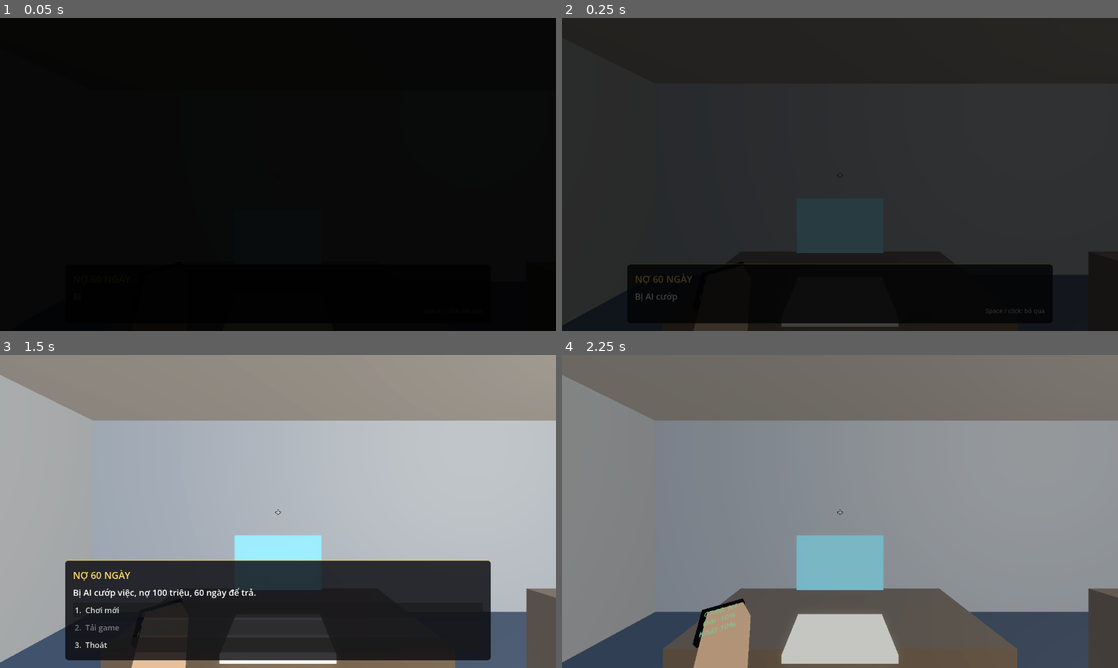
Above: before the commit, frames 1-4 (two rows, left to right).
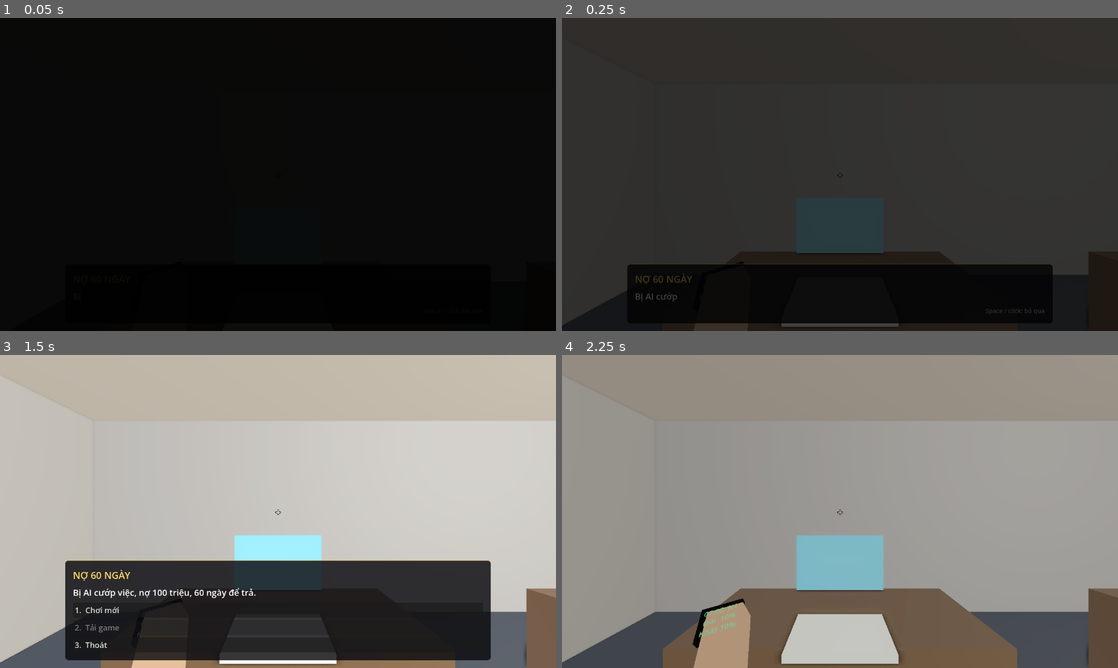
Above: after the commit, the same moments.

Repository: PhungCongTuyen/gialaptrano
Game: Godot game, scene res://scenes/main.tscn
Two runs of this game, one before a commit and one after it. Both use one fixed random seed, a clock stepped at 60 frames per second and the inputs below.
Inputs (mouse positions are in pixels of both pictures, inside the frame that each line leads up to):
- Up to frame 1 (0.05 s): no input
- Up to frame 2 (0.25 s): no input
- Up to frame 3 (1.5 s): tap Enter at 0.5, 0.6 s; move the mouse to (400, 495) at 0.52 s; hold D 0.53-1.25 s; click (400, 495) at 0.67 s; tap Space at 0.77 s; drag from (166, 527) to (250, 574) at 1.27 s
- Up to frame 4 (2.25 s): click "1. Chơi mới" at 2 s

The runs differ from the first frame. In frame 3, 48% of the frame differs, in the area x 0-100%, y 0-100%; in frame 4, 23%.

Commit message:
Sửa ánh sáng bóng râm, gạch nổi rõ hơn, lá liền cuống
- Ánh sáng: môi trường trung tính ấm (giảm màu trời xanh) nên bóng râm trên gạch đỏ
  không còn ngả tím; nắng ấm hơn; bật SSAO (bản Forward+/Mobile)
- Mặt gạch: ô vuông thấp hơn rõ (height 0.58), parallax 1.2, normal mạnh hơn
- Lá: dựng lại phiến lá + cuống liền khối (cuống là ống thon cắm vào gân giữa, chúc xuống đất)

Co-Authored-By: Claude Opus 5.5 <noreply@anthropic.com>
Claude-Session: https://claude.ai/code/session_01MPYPNJEDBqguDdfXDT6hwg

Diff:
--- a/scripts/main.gd
+++ b/scripts/main.gd
@@ -251,8 +251,14 @@
 	env.ambient_light_source = Environment.AMBIENT_SOURCE_SKY
 	env.tonemap_mode = Environment.TONE_MAPPER_FILMIC
 	env.tonemap_exposure = 0.9
-	env.ambient_light_sky_contribution = 0.55
-	env.ambient_light_color = Color(0.75, 0.72, 0.68)
+	# ánh sáng môi trường chủ yếu là màu trung tính ấm (ít lấy màu xanh của trời)
+	# để chỗ bóng râm không bị ngả tím trên gạch đỏ
+	env.ambient_light_sky_contribution = 0.2
+	env.ambient_light_color = Color(0.86, 0.81, 0.74)
+	# che khuất môi trường (bản Forward+/Mobile): kẽ gạch, chân tường tối hơn, đỡ phẳng
+	env.ssao_enabled = true
+	env.ssao_radius = 0.6
+	env.ssao_intensity = 1.6
 	env.glow_enabled = true
 	env.glow_intensity = 0.6
 	env.fog_enabled = true
@@ -282,8 +288,8 @@
 	var dusk: float = clampf(1.0 - absf(h - 18.0) / 1.5, 0.0, 1.0) + clampf(1.0 - absf(h - 6.0) / 1.2, 0.0, 1.0)
 	var elev: float = clampf((h - 6.0) / 12.0, 0.0, 1.0) * 180.0
 	sun.rotation_degrees = Vector3(-maxf(elev, 8.0) if elev < 90.0 else -(180.0 - maxf(180.0 - elev, 8.0)), -40.0 + elev * 0.3, 0)
-	sun.light_energy = lerpf(1.05, 0.0, night)
-	sun.light_color = Color(1.0, 0.95, 0.88).lerp(Color(1.0, 0.6, 0.35), dusk)
+	sun.light_energy = lerpf(1.15, 0.0, night)
+	sun.light_color = Color(1.0, 0.93, 0.82).lerp(Color(1.0, 0.6, 0.35), dusk)
 	var day_top: Color = Color(0.28, 0.52, 0.85)
 	var day_hor: Color = Color(0.72, 0.82, 0.92)
 	var dusk_hor: Color = Color(0.98, 0.6, 0.38)
@@ -293,7 +299,8 @@
 	sky_mat.sky_horizon_color = day_hor.lerp(dusk_hor, clampf(dusk, 0.0, 1.0) * (1.0 - night * 0.6)).lerp(night_hor, night)
 	sky_mat.ground_horizon_color = sky_mat.sky_horizon_color
 	sky_mat.ground_bottom_color = Color(0.2, 0.18, 0.16).lerp(Color(0.02, 0.02, 0.03), night)
-	env.ambient_light_energy = lerpf(0.6, 0.25, night)
+	env.ambient_light_energy = lerpf(0.7, 0.3, night)
+	env.ambient_light_color = Color(0.86, 0.81, 0.74).lerp(Color(0.45, 0.5, 0.68), night).lerp(Color(0.95, 0.75, 0.6), clampf(dusk, 0.0, 1.0) * (1.0 - night) * 0.5)
 	env.fog_light_color = sky_mat.sky_horizon_color
 	town.set_night(night)
 
--- a/scripts/town.gd
+++ b/scripts/town.gd
@@ -159,7 +159,7 @@
 const SIDEWALK_ROUGH: String = "res://textures/via_he/via_he_rough.png"
 const SIDEWALK_HEIGHT: String = "res://textures/via_he/via_he_height.png"
 const SIDEWALK_REPEAT_M: float = 2.4  # 8 viên x 30 cm
-const SIDEWALK_PARALLAX: float = 0.7  # độ sâu parallax (càng lớn kẽ/ô vuông càng lõm)
+const SIDEWALK_PARALLAX: float = 1.2  # độ sâu parallax (càng lớn kẽ/ô vuông càng lõm)
 
 
 func build_ground(size: Vector3, roads: Array, holes: Array = []) -> void:
@@ -171,7 +171,7 @@
 		if ResourceLoader.exists(SIDEWALK_NORMAL):
 			tile.normal_enabled = true
 			tile.normal_texture = load(SIDEWALK_NORMAL)
-			tile.normal_scale = 1.0
+			tile.normal_scale = 1.4
 		if ResourceLoader.exists(SIDEWALK_ROUGH):
 			tile.roughness_texture = load(SIDEWALK_ROUGH)
 			tile.roughness_texture_channel = BaseMaterial3D.TEXTURE_CHANNEL_RED
Binary file changed: docs/anh_chup/10_gach_noi.png
Binary file changed: docs/anh_chup/8_ho_bong_gach.png
Binary file changed: docs/anh_chup/9_la_rung.png
Binary file changed: models/via_he/la_rung.glb
Binary file added: models/via_he/tex/preview_cuong_la.png
Binary file changed: models/via_he/tex/preview_la.png
Binary file changed: textures/via_he/via_he_height.png
Binary file changed: textures/via_he/via_he_normal.png
Not shown, changed: models/via_he/gach_va_la.blend
